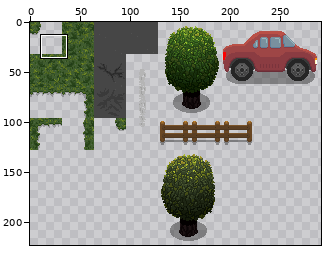
A sprite sheet gets an edit: core/assets/maps/forest.png. The first picture is a wide view before the edit; the outline marks the close-up.
Close-up. As it was:
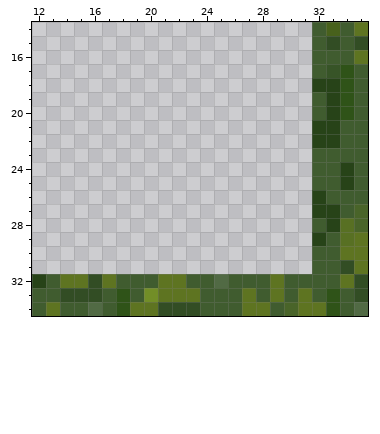
The file is 320x224 pixels. Colours within 5 levels of each other are drawn and written as one. Shown: x 12..35, y 14..34. The wide view leaves out empty margins. The commit also changed other parts of the picture, which this record leaves out.
After:
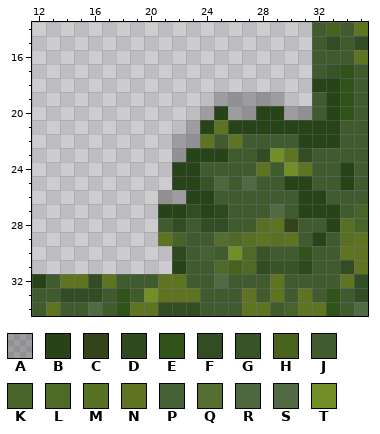
Palette (. is transparent): A #0000003c  B #274318  C #324418  D #2d491e  E #2f5318  F #324d24  G #375427  H #48611c  J #405c2f  K #496429  L #4f6a27  M #587023  N #5e7421  P #456136  Q #566d32  R #4d673e  S #516a44  T #728e27
Edits made:
@@ x 19..33 @@
 18 .............BB
-19 .............JB
-20 .............JB
-21 .............BB
-22 .............BB
-23 .............JJ
-24 .............JJ
-25 .............JJ
-26 .............BJ
-27 .............BB
-28 .............JB
-29 .............BJ
-30 .............JJ
-31 .............JJ
+19 ......AAAAA..JB
+20 .....ABAABBAAJB
+21 ....ABNBBBBBBBB
+22 ...AANJNJJJJBBB
+23 ...ABBBJJFTNFJJ
+24 ...BBJJJJNJTNJJ
+25 ...BBGRJSJJBBJJ
+26 ..AABBJJJJJJBBJ
+27 ..BBFBDJJJSJBBB
+28 ..JFJFFJJMNCJJB
+29 ..NKJJQLMNMNJBJ
+30 ...DJPJTLGJJEJJ
+31 ...BJJLHLFGGDJJ
 32 JJNNJJSJJJNJJJJ
